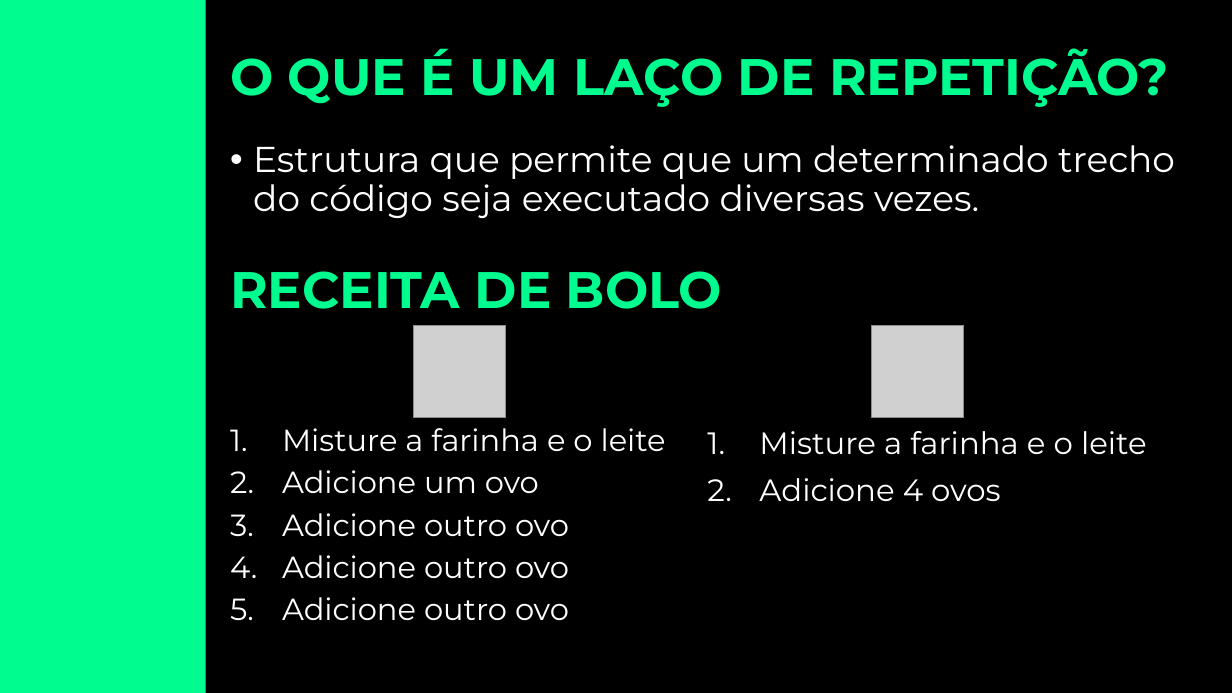
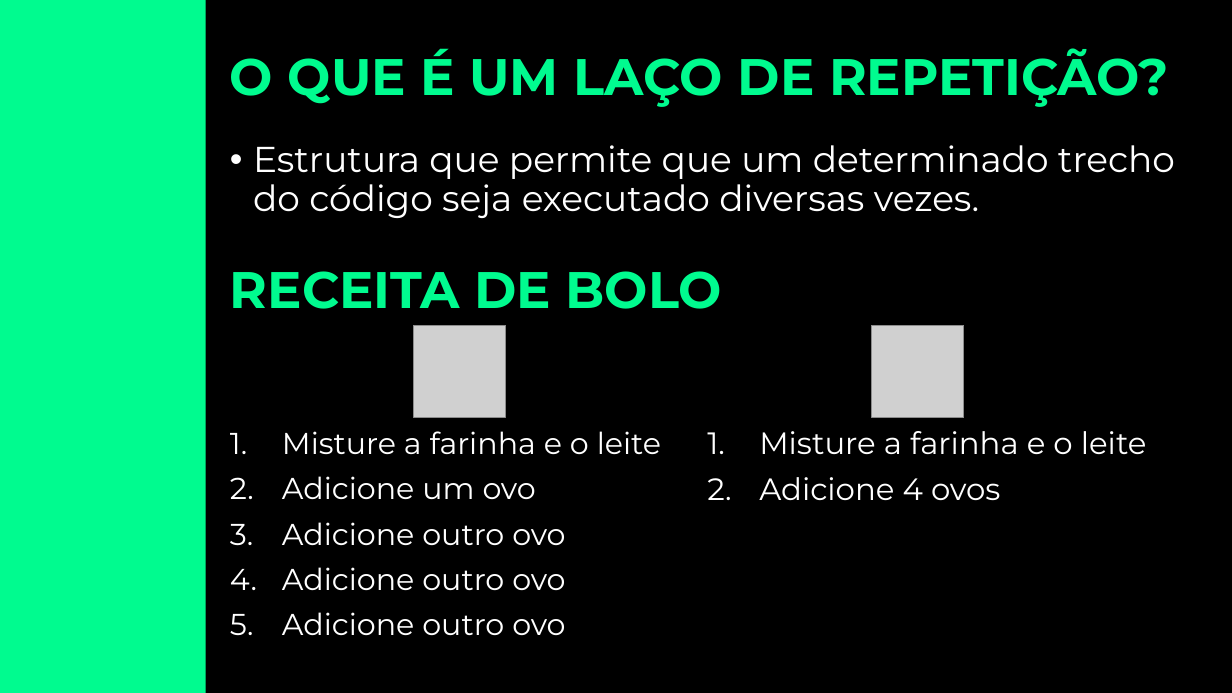
Before and after one commit to dfmoura/C--, a slide deck: slide 3 of UberHub/Aula 03 - Laços de Repetição 01.pptx. Drawn at 1232x693 pixels with LibreOffice and Linux fonts; fonts in the diff are those of the drawing; grey boxes stand for pictures; background and template pictures are left out. Boxes give left, top, right and bottom in pixels: in the first picture for what was removed or moved away, otherwise in the second. Text is boxed around its words. In the diff, an @@ line names an element or a change of style, - is before the commit and + after.

```diff
--- a/UberHub/Aula 03 - Laços de Repetição 01.pptx
+++ b/UberHub/Aula 03 - Laços de Repetição 01.pptx
@@ text "Misture a farinha e o ..." at (282,431,661,635): size 23.8 to 23.5 pt; line spacing 0.8 to 0.9 @@
```
Also in this commit, not shown: 2 other slides changed, 13 other files.
